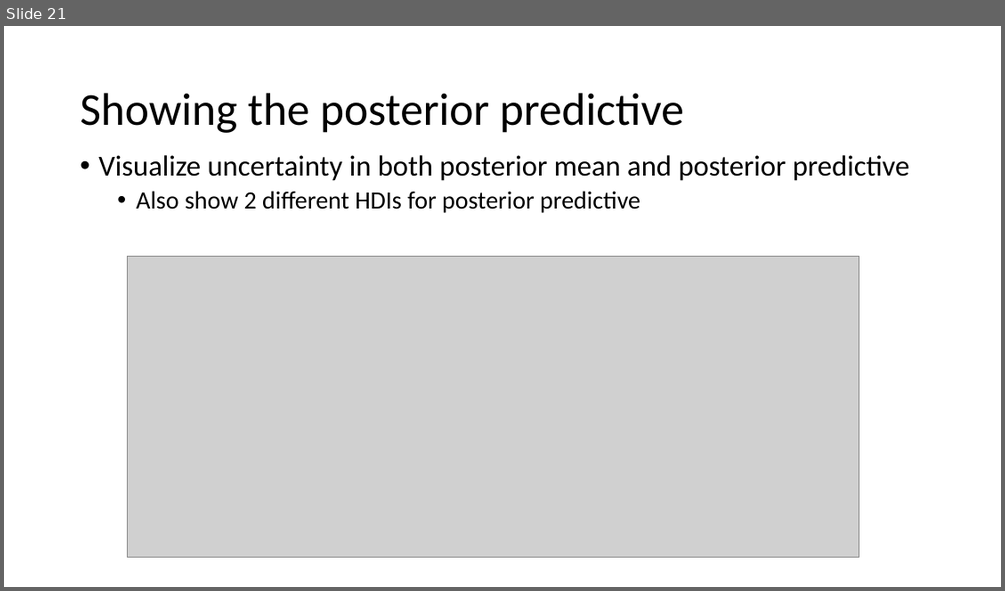
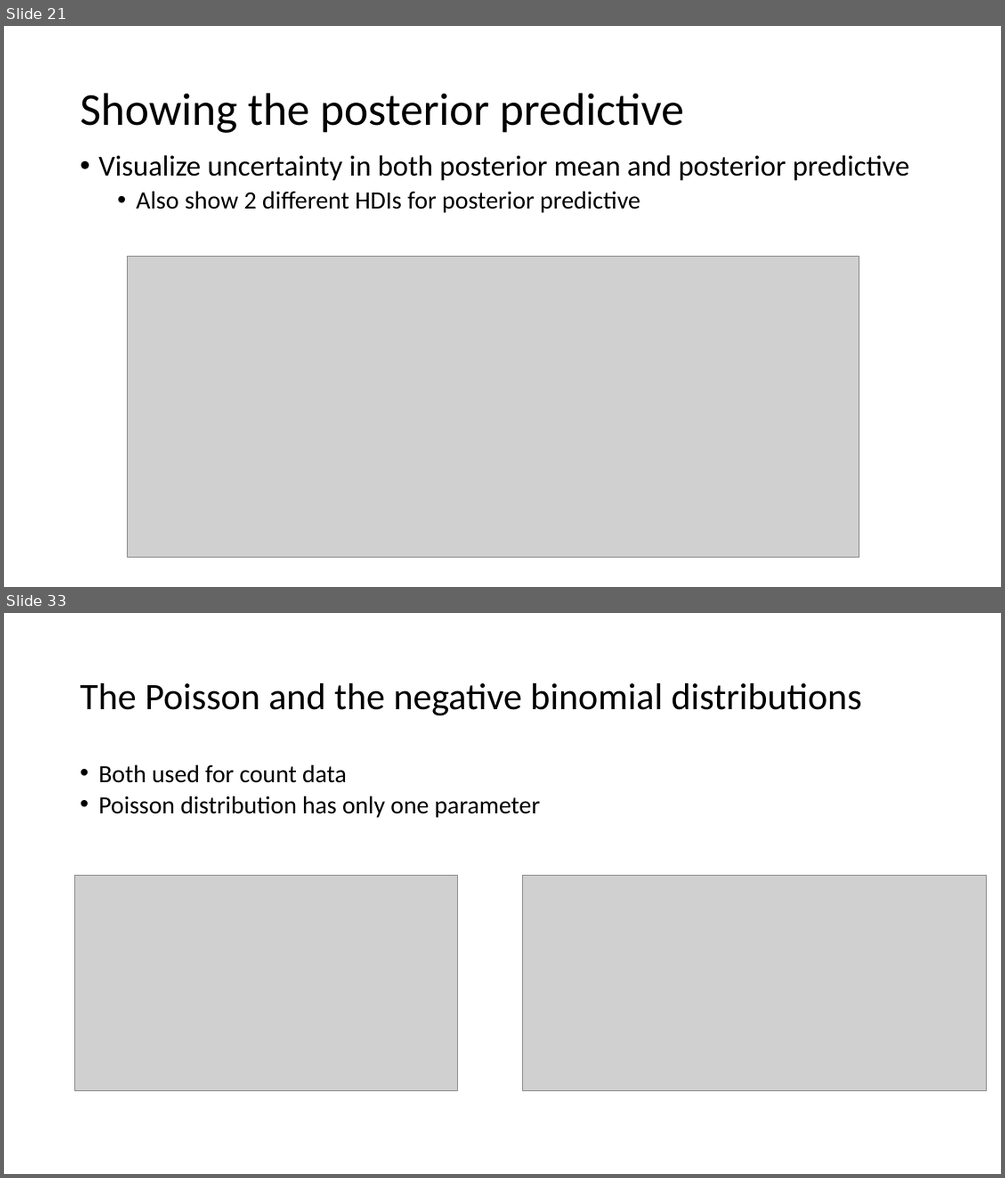
Before and after one commit to opherdonchin/StatisticalComputationAndAnalysis, a slide deck: Lectures/Lecture 6 Linear models.pptx. Shown one above the other, each under a label of ours: slide 21 before the commit, slides 21 and 33 after it; the slides between them are not shown. The pictures are 1005x591 and 1005x1178 pixels, drawn with LibreOffice and Linux fonts; fonts in the diff are those of the drawing; grey boxes stand for pictures. Boxes give left, top, right and bottom in pixels: in the first picture for what was removed or moved away, otherwise in the second. Text is boxed around its words. In the diff, an @@ line names an element or a change of style, - is before the commit and + after.

```diff
--- a/Lectures/Lecture 6 Linear models.pptx
+++ b/Lectures/Lecture 6 Linear models.pptx
@@ slide 33 added at [4, 613, 1001, 1174], background #FFFFFF @@
@@ title added at [80, 683, 862, 716], 36 pt, text #000000 @@
+The Poisson and the negative binomial distributions
@@ text added at [98, 764, 541, 818], 23.8 pt, text #000000 @@
+• Both used for count data
+• Poisson distribution has only one parameter
@@ picture added at [75, 876, 458, 1091] @@
@@ picture added at [523, 876, 987, 1091] @@
```
Also in this commit, not shown: 3 slides changed, 16 other slides added, 4 other files.
